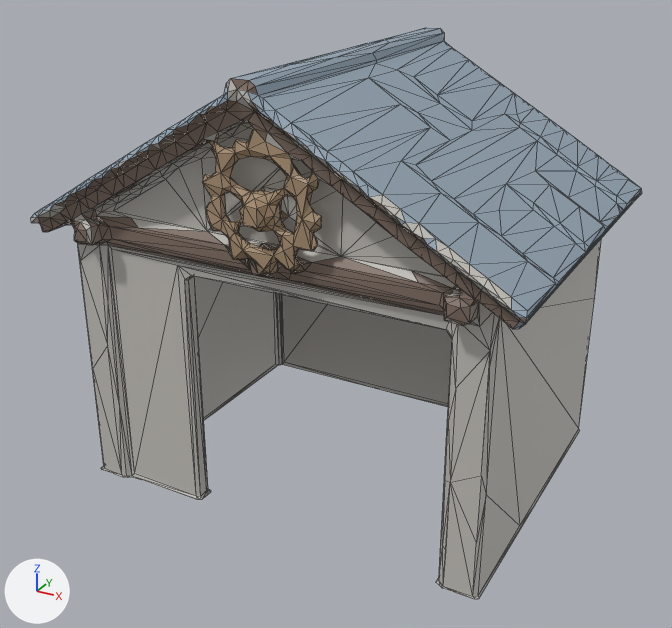
One commit to the glTF model docs/univers/archipeo/batiments/modeles/6e-batiment-atelier-de-pince/final-3000.glb: the scene before it, then after it.
One viewpoint serves both versions: a camera (50 mm lens) standing at (0.826, -1.549, 1.09) and looking at (0.0, -0.047, 0.339). Arrows for +X, +Y and +Z are at lower left; the lights stay in place. The older version comes first. Mesh edges are drawn as thin lines. Vertices at exactly the same position are counted once.

Objects in the first picture: 'geometry_0'.
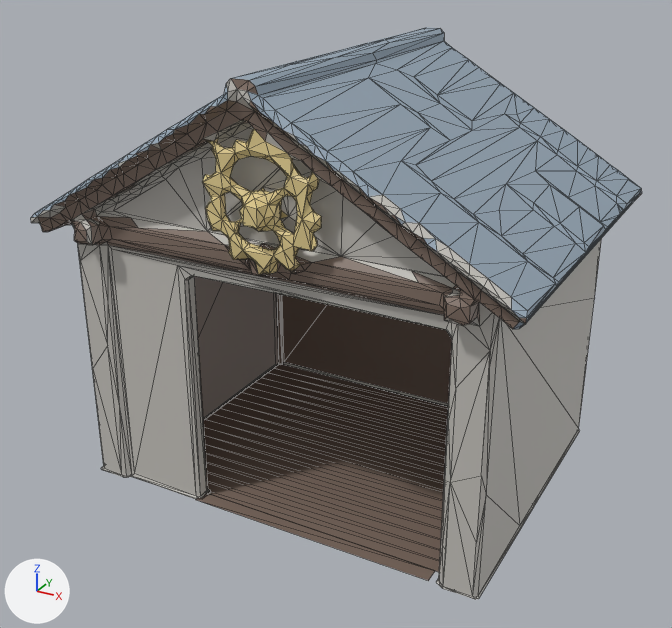
Where the change shows, as pixel boxes (x1, y1, x2, y2) in the pictures (672 x 628 px):
part 1 of me_geometry_0, added: after (204, 364, 448, 572)
part 2 of me_geometry_0, built on: before (277, 294, 366, 386); after (196, 294, 435, 581)
part 3 of me_geometry_0, recoloured: (194, 129, 452, 495) in both

What the commit changed:
me_geometry_0 is used by ob_geometry_0; location (0.0, 0.0, 0.0).
me_geometry_0 had 1359 vertices, 2677 faces and spanned x -0.468..0.484, y -0.378..0.378, z 0.0..0.851.
me_geometry_0 now has 1407 vertices, 2787 faces and spans x -0.468..0.484, y -0.378..0.378, z 0.0..0.851.
me_geometry_0 part 1: a new loose piece of 40 vertices spanning x -0.349..0.365, y -0.289..0.276, z 0.003, in mat_defaultmaterial.
Part 2, on me_geometry_0:
13 faces are deleted.
8 vertices are added at x -0.349..0.365, y -0.319..0.335, z 0.003.
85 new faces join them.
me_geometry_0 part 3: 538 kept faces spanning x -0.347..0.366, y -0.378..0.281, z 0.0..0.774 get new vertex colours; the middle colour goes from beige #ad9376 to yellow #e6d193.
